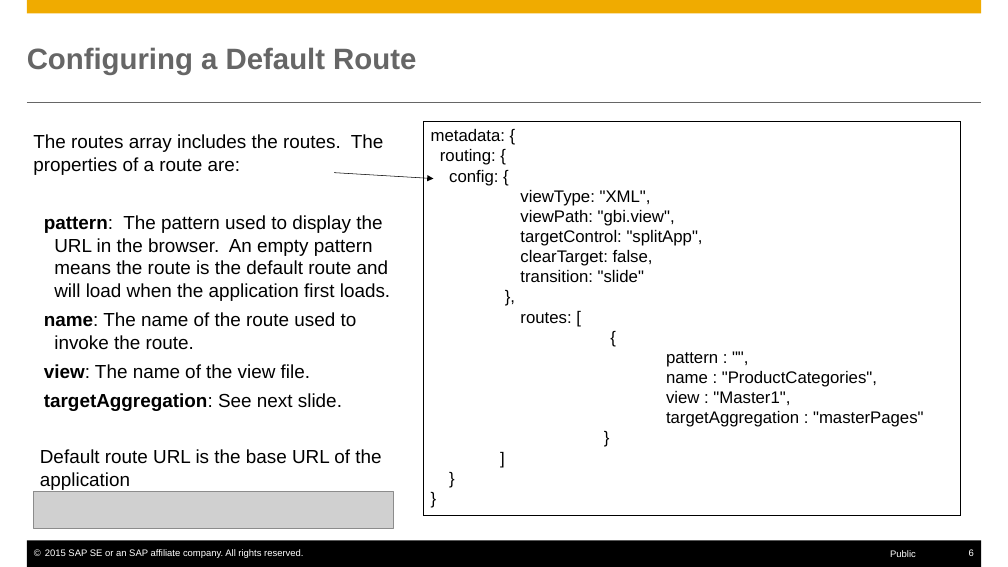
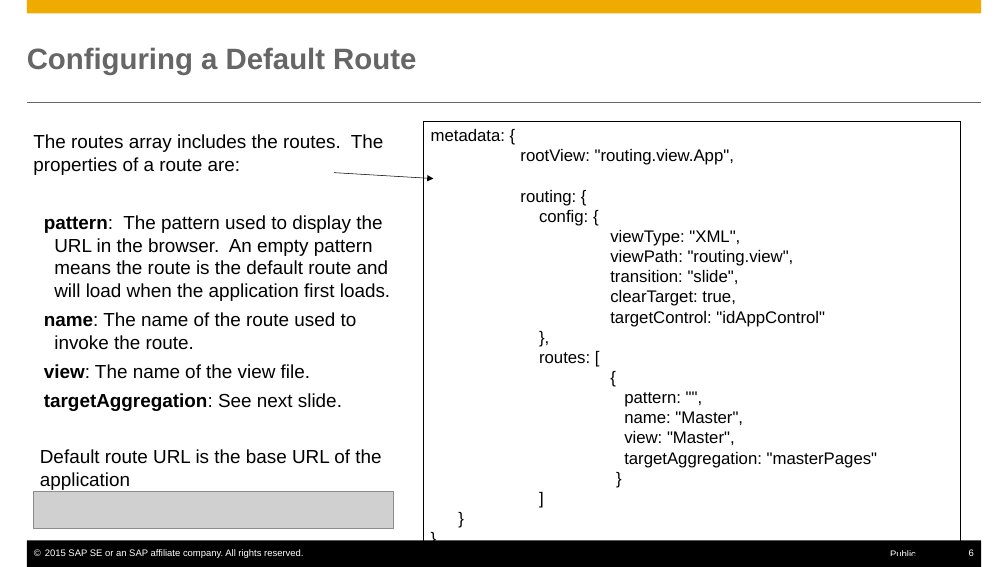
Before and after one commit to rosshigh/UI5, a slide deck: slide 6 of Notes/SAPUI5-Routing.pptx. Drawn at 1008x567 pixels with LibreOffice and Linux fonts; fonts in the diff are those of the drawing; grey boxes stand for pictures. Boxes give left, top, right and bottom in pixels: in the first picture for what was removed or moved away, otherwise in the second. Text is boxed around its words. In the diff, an @@ line names an element or a change of style, - is before the commit and + after.

```diff
--- a/Notes/SAPUI5-Routing.pptx
+++ b/Notes/SAPUI5-Routing.pptx
@@ rectangle "metadata: {": place and size @@
-rectangle "metadata: {" at bbox=[423, 121, 961, 515]
+rectangle "metadata: {" at bbox=[423, 121, 961, 556]
@@ text in rectangle at bbox=[520, 149, 734, 165]: paragraph added @@
+rootView: "routing.view.App",
@@ text in rectangle at bbox=[610, 250, 825, 327]: text changed @@
-viewPath: "gbi.view",
-targetControl: "splitApp",
-clearTarget: false,
-transition: "slide"
+viewPath: "routing.view",
+transition: "slide",
+clearTarget: true,
+targetControl: "idAppControl"
@@ text in rectangle at bbox=[624, 392, 878, 468]: text changed @@
-pattern : "",
-name : "ProductCategories",
-view : "Master1",
-targetAggregation : "masterPages"
+pattern: "",
+name: "Master",
+view: "Master",
+targetAggregation: "masterPages"
```
Also in this commit, not shown: 8 other slides changed, 1 slide removed, 6 other files.
